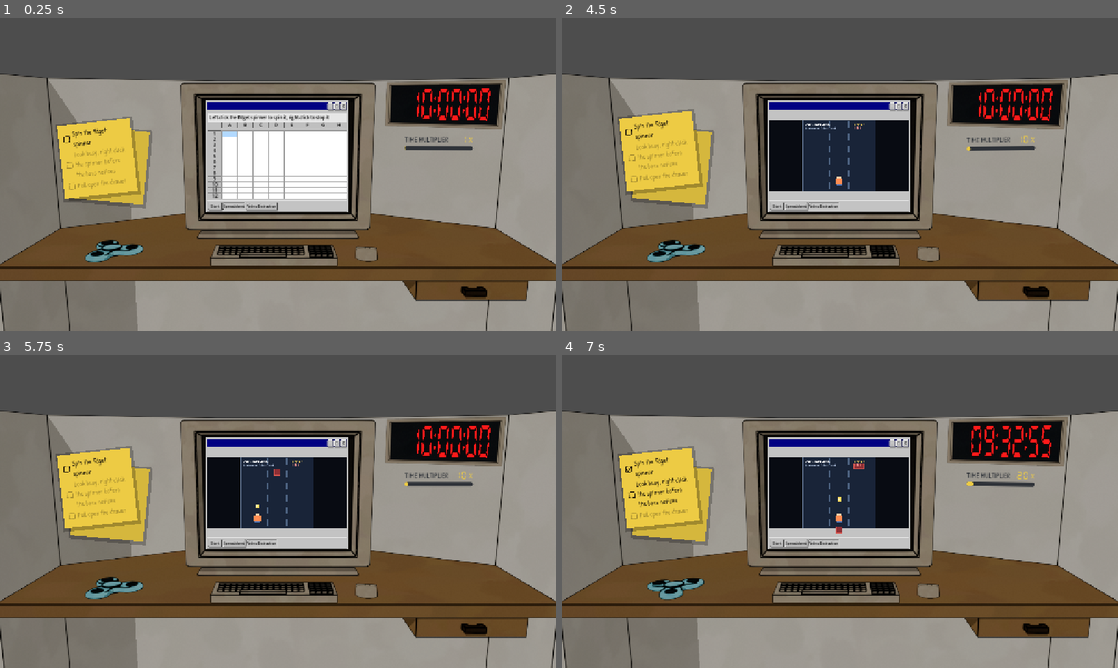
Above: before the commit, frames 1-4 (two rows, left to right).
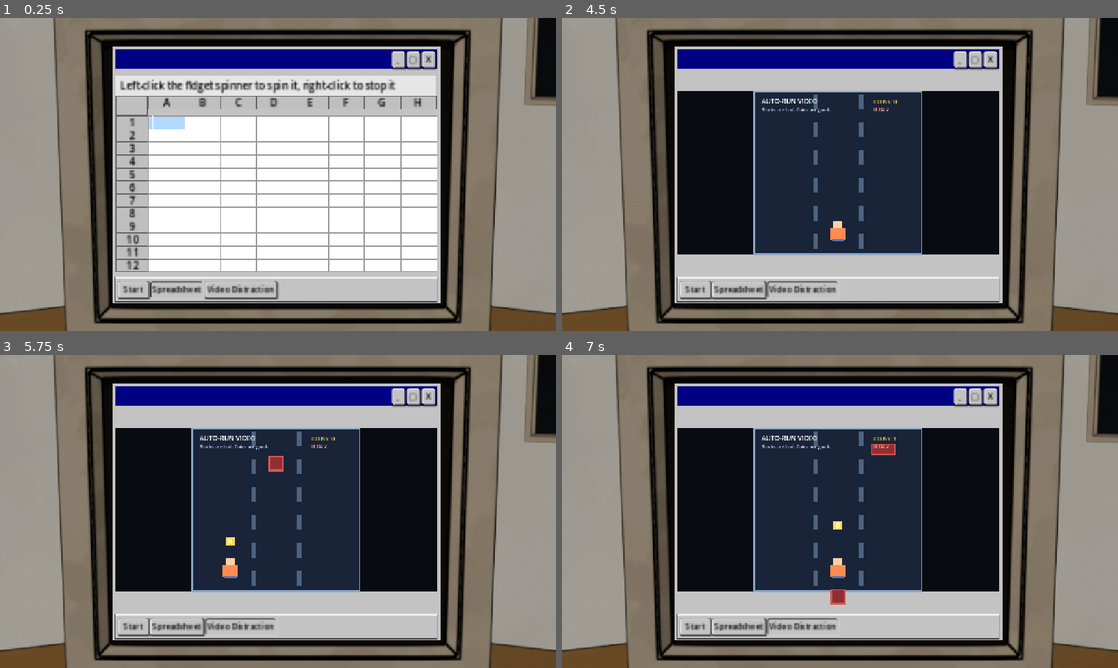
Above: after the commit, the same moments.

Repository: Jelleas/gmtk-2026
Game: Godot game, scene res://src/main.tscn
The game is run twice, just before and just after one commit, with the same random seed, the same clock (stepped at 60 frames per second) and the same inputs.
Inputs (mouse positions are in pixels of both pictures, inside the frame that each line leads up to):
- Up to frame 1 (0.25 s): no input
- Up to frame 2 (4.5 s): click "Start" at 0.5 s; click "Start" at 1.25 s; click "_" at 2 s; click "□" at 2.75 s; click "Spreadsheet" at 3.5 s; click "Video Distraction" at 4.25 s
- Up to frame 3 (5.75 s): click "X" at 5 s
- Up to frame 4 (7 s): drag from (673, 586) to (895, 442) at 5.77 s; drag from (979, 608) to (673, 586) at 6.52 s

The runs differ from the first frame. In frame 1, 85% of the frame differs, in the area x 0-100%, y 0-100%; in frame 2, 87%; in frame 3, 87%; in frame 4, 87%.

Commit message:
add camera zoom

Diff:
--- a/src/event_bus/event_bus.gd
+++ b/src/event_bus/event_bus.gd
@@ -18,3 +18,6 @@
 
 signal task_added(task: Task)
 signal task_completed(task: Task)
+
+signal zoom_out_requested()
+signal zoom_in_requested()
--- /dev/null
+++ b/src/office/camera.gd
@@ -0,0 +1,22 @@
+extends Camera2D
+
+const ZOOM_IN_ZOOM = Vector2(2.3, 2.3)
+const ZOOM_IN_POSITION = Vector2(0, -42)
+const OFFSET = Vector2(640.0, 360.0)
+const ZOOM_SECONDS = 1.0
+
+func _ready() -> void:
+	zoom = ZOOM_IN_ZOOM
+	offset = OFFSET + ZOOM_IN_POSITION
+	EventBus.zoom_in_requested.connect(zoom_in)
+	EventBus.zoom_out_requested.connect(zoom_out)
+
+func zoom_in():
+	var tween = create_tween()
+	tween.parallel().tween_property(self, "zoom", ZOOM_IN_ZOOM, ZOOM_SECONDS)
+	tween.parallel().tween_property(self, "offset", OFFSET + ZOOM_IN_POSITION, ZOOM_SECONDS)
+
+func zoom_out():
+	var tween = create_tween()
+	tween.parallel().tween_property(self, "zoom", Vector2.ONE, ZOOM_SECONDS)
+	tween.parallel().tween_property(self, "offset", OFFSET, ZOOM_SECONDS)
--- a/src/office/office.tscn
+++ b/src/office/office.tscn
@@ -10,6 +10,7 @@
 [ext_resource type="PackedScene" uid="uid://ct8knnije263x" path="res://src/postit/postit_stack.tscn" id="8_yo1l8"]
 [ext_resource type="PackedScene" uid="uid://vfw2c4ylf0ob" path="res://src/office/office_view.tscn" id="9_office_view"]
 [ext_resource type="Script" uid="uid://estm6ana6hbr" path="res://src/computer/punishment/punishment_controller.gd" id="10_punishment"]
+[ext_resource type="Script" uid="uid://bvhrbm6njw3qp" path="res://src/office/camera.gd" id="11_a7e1d"]
 [ext_resource type="Script" uid="uid://c2tegairt0p5y" path="res://src/tutorial/tutorial_controller.gd" id="11_tutorial"]
 
 [node name="Office" type="Node2D" unique_id=1406735297]
@@ -77,5 +78,10 @@
 [node name="Tutorial" type="Node" parent="." unique_id=1835767382]
 script = ExtResource("11_tutorial")
 
+[node name="Camera" type="Camera2D" parent="." unique_id=1132415919]
+offset = Vector2(640, 360)
+zoom = Vector2(2.5, 2.5)
+script = ExtResource("11_a7e1d")
+
 [editable path="Clock"]
 [editable path="Phone"]
Not shown, added: src/office/camera.gd.uid
